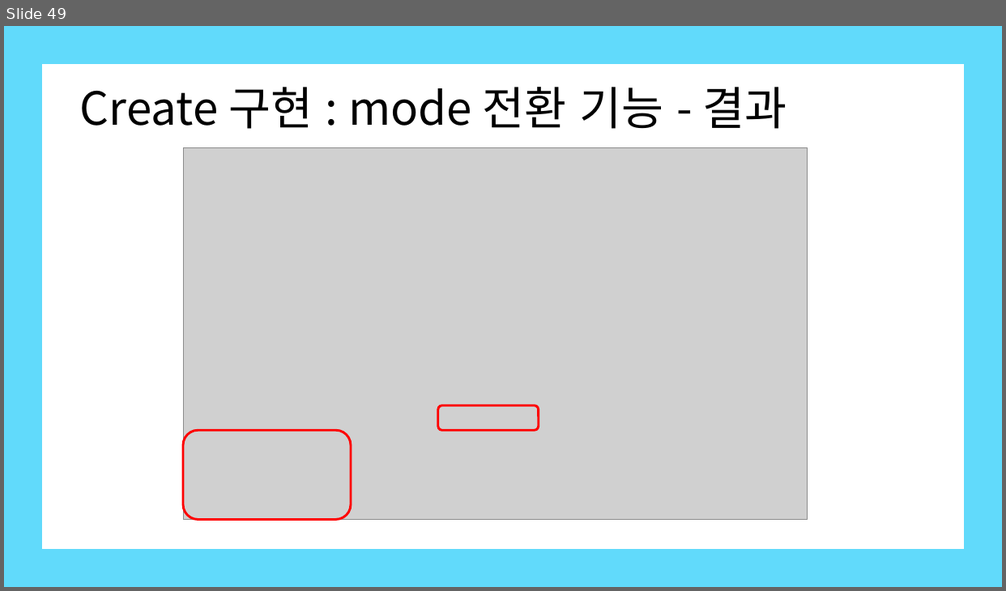
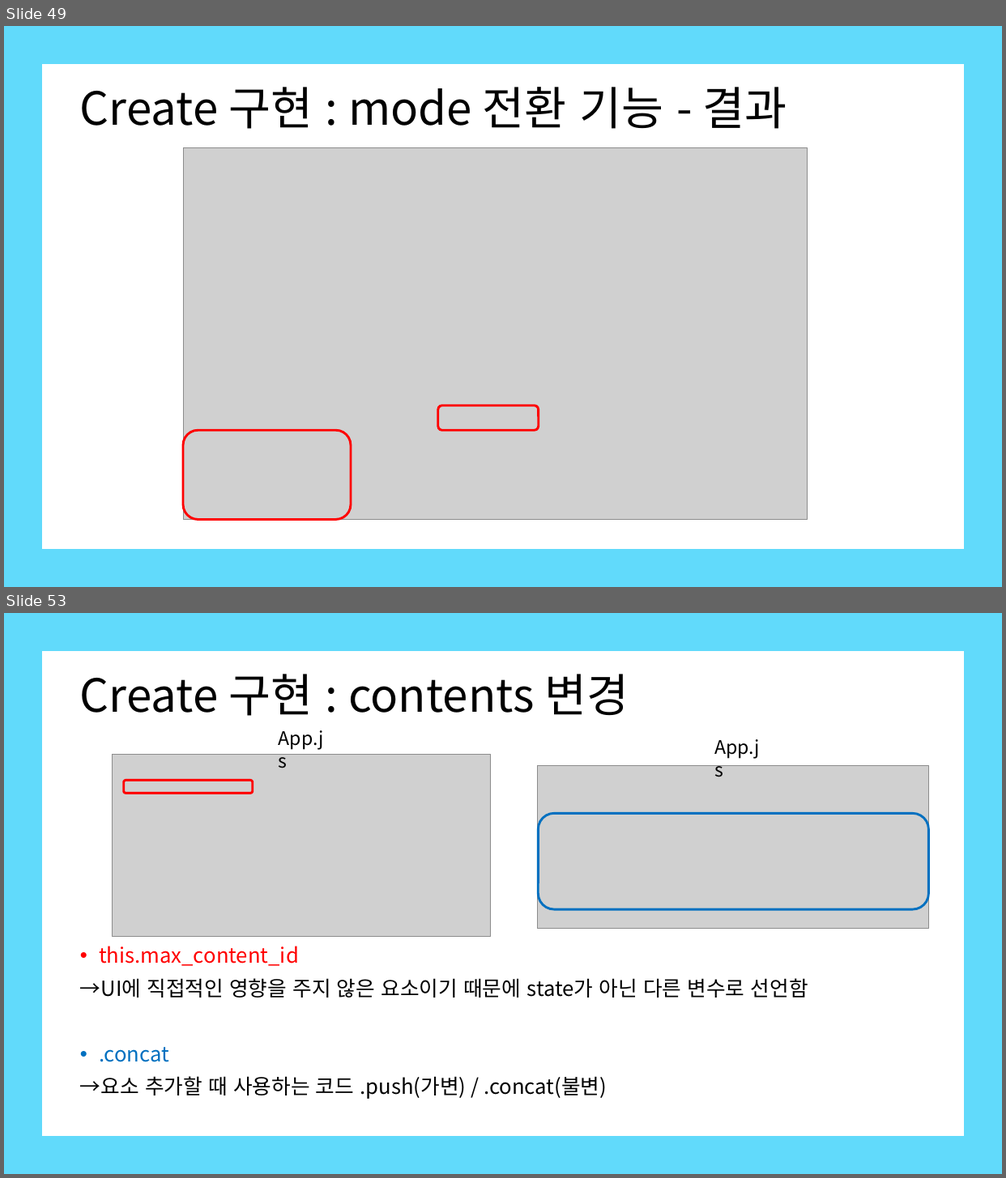
Before and after one commit to Kim-Ha-Jeong/ReactStudy, a slide deck: 생활코딩 - react.pptx. Shown one above the other, each under a label of ours: slide 49 before the commit, slides 49 and 53 after it; the slides between them are not shown. The pictures are 1006x591 and 1006x1178 pixels, drawn with LibreOffice and Linux fonts; fonts in the diff are those of the drawing; grey boxes stand for pictures. Boxes give left, top, right and bottom in pixels: in the first picture for what was removed or moved away, otherwise in the second. Text is boxed around its words. In the diff, an @@ line names an element or a change of style, - is before the commit and + after.

```diff
--- a/생활코딩 - react.pptx
+++ b/생활코딩 - react.pptx
@@ slide 53 added at (4, 613, 1002, 1174), background #FFFFFF @@
@@ title added at (80, 674, 629, 716), 44 pt, text #000000 @@
+Create 구현 : contents 변경
@@ text added at (279, 730, 324, 750), 18 pt, text #000000 @@
+App.js
@@ picture added at (112, 755, 490, 936) @@
@@ text added at (714, 739, 760, 759), 18 pt, text #000000 @@
+App.js
@@ rounded rectangle added at (124, 780, 253, 793), outline #FF0000 2.25 pt @@
@@ picture added at (538, 766, 929, 929) @@
@@ rounded rectangle added at (539, 814, 929, 909), outline #0070C0 2.25 pt @@
@@ text added at (80, 946, 808, 1099), 20 pt, text #000000 @@
+• this.max_content_id
+→UI에 직접적인 영향을 주지 않은 요소이기 때문에 state가 아닌 다른 변수로 선언함
+• .concat
+→요소 추가할 때 사용하는 코드 .push(가변) / .concat(불변)
@@ group added at (4, 613, 1002, 1174): 4 rectangles @@
```
Also in this commit, not shown: 16 other slides added, 4 other files.
